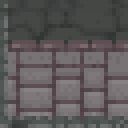
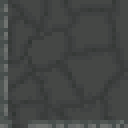
Before/after of a 128 x 128 layered artwork. What changed in the layer stack:
hid "Layer 45", moved it above "Layer 44" over [0, 0, 128, 120]
added layer "Layer 47" above "DoorConnectorDown" over [0, 0, 128, 120]
